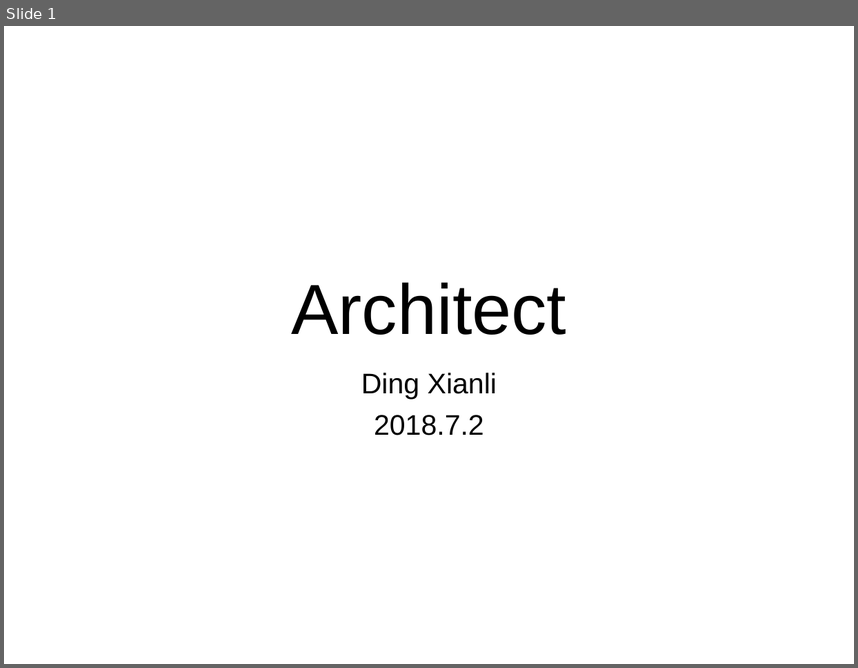
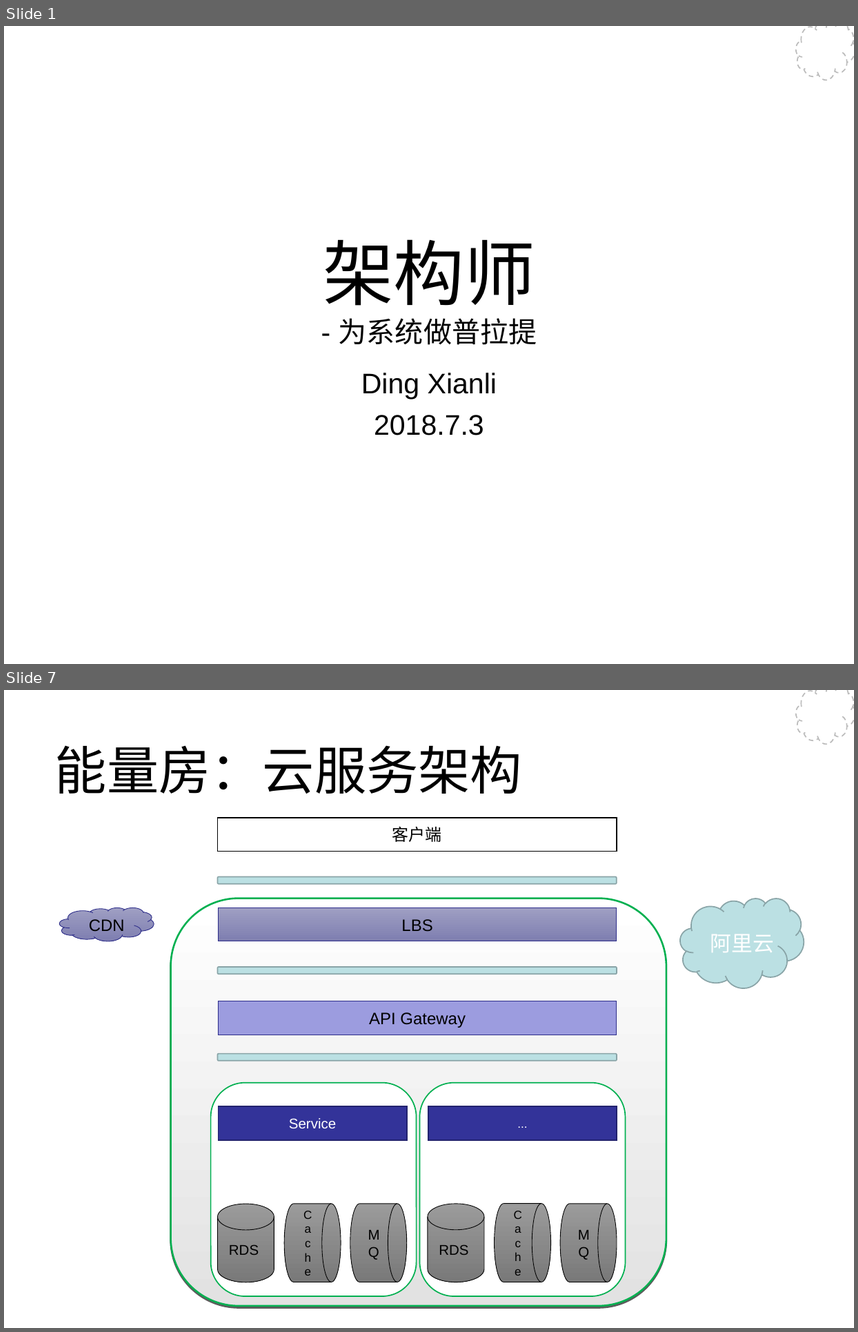
Before and after one commit to Wang-Ray/notes, a slide deck: Architect.ppt. Shown one above the other, each under a label of ours: slide 1 before the commit, slides 1 and 7 after it; the slides between them are not shown. The pictures are 858x668 and 858x1332 pixels, drawn with LibreOffice and Linux fonts; fonts in the diff are those of the drawing; background and template pictures are left out. Boxes give left, top, right and bottom in pixels: in the first picture for what was removed or moved away, otherwise in the second. Text is boxed around its words. In the diff, an @@ line names an element or a change of style, - is before the commit and + after.

```diff
--- a/Architect.ppt
+++ b/Architect.ppt
@@ slide 7 added at bbox=[4, 690, 854, 1328], background #FFFFFF; not listed: 1 template element that a slide beside it also shows @@
@@ title added at bbox=[55, 745, 523, 793], 44 pt, text #000000 @@
+能量房：云服务架构
@@ rectangle added at bbox=[217, 818, 617, 851], fill #FFFFFF, outline #000000 0.99 pt, 14 pt, text #000000 @@
+客户端
@@ rounded rectangle added at bbox=[217, 877, 616, 884], fill #BBE0E3, outline #89A4A7 0.99 pt @@
@@ freeform shape added at bbox=[59, 907, 154, 940], fill gradient #9F9FC3 to #7E7EB0, outline #2D2D8A 0.51 pt, 14 pt, text #000000 @@
+CDN
@@ rounded rectangle added at bbox=[170, 898, 666, 1305], fill gradient #FFFFFF to #E2E2E2, outline #00B050 1.5 pt @@
@@ rectangle added at bbox=[218, 907, 617, 940], fill gradient #9F9FC3 to #7E7EB0, outline #2D2D8A 0.51 pt, 14 pt, text #000000 @@
+LBS
@@ freeform shape added at bbox=[680, 898, 804, 988], fill #BBE0E3, outline #89A4A7 0.99 pt, 18 pt, text #FFFFFF @@
+阿里云
@@ rounded rectangle added at bbox=[217, 967, 617, 974], fill #BBE0E3, outline #89A4A7 0.99 pt @@
@@ rectangle added at bbox=[218, 1001, 617, 1034], fill #9C9CDF, outline #2D2D8A 0.51 pt, 14 pt, text #000000 @@
+API Gateway
@@ rounded rectangle added at bbox=[217, 1053, 617, 1060], fill #BBE0E3, outline #89A4A7 0.99 pt @@
@@ freeform shape added at bbox=[210, 1083, 417, 1296], fill #FFFFFF, outline #00B050 0.99 pt @@
@@ freeform shape added at bbox=[419, 1083, 626, 1296], fill #FFFFFF, outline #00B050 0.99 pt @@
@@ rectangle added at bbox=[218, 1107, 407, 1141], fill #333399, outline #23236F 0.99 pt, 12 pt, text #FFFFFF @@
+Service
@@ rectangle added at bbox=[428, 1107, 617, 1141], fill #333399, outline #23236F 0.99 pt, 10 pt, text #FFFFFF @@
+...
@@ cylinder added at bbox=[217, 1203, 274, 1281], fill gradient #9B9B9B to #797979, outline #000000 0.51 pt, 12 pt, text #000000 @@
+RDS
@@ flow chart magnetic drum added at bbox=[285, 1203, 341, 1281], fill gradient #9B9B9B to #797979, outline #000000 0.51 pt, 10 pt, text #000000 @@
+Cache
@@ flow chart magnetic drum added at bbox=[350, 1203, 406, 1281], fill gradient #9B9B9B to #797979, outline #000000 0.51 pt, 12 pt, text #000000 @@
+MQ
@@ cylinder added at bbox=[428, 1203, 484, 1281], fill gradient #9B9B9B to #797979, outline #000000 0.51 pt, 12 pt, text #000000 @@
+RDS
@@ flow chart magnetic drum added at bbox=[495, 1203, 551, 1281], fill gradient #9B9B9B to #797979, outline #000000 0.51 pt, 10 pt, text #000000 @@
+Cache
@@ flow chart magnetic drum added at bbox=[560, 1203, 616, 1281], fill gradient #9B9B9B to #797979, outline #000000 0.51 pt, 12 pt, text #000000 @@
+MQ
@@ slide 1 changed as well @@
@@ freeform shape added at bbox=[796, 26, 854, 81], fill #FFFFFF, outline #BCBCBC 0.99 pt dashed @@
@@ title at bbox=[323, 239, 537, 345]: text changed; size 60 to 24 pt @@
-Architect
+架构师
+- 为系统做普拉提
@@ subtitle at bbox=[374, 414, 484, 435]: text changed @@
-2018.7.2
+2018.7.3
```
Also in this commit, not shown: 3 other slides changed, 25 other slides added, 5 slides removed.
